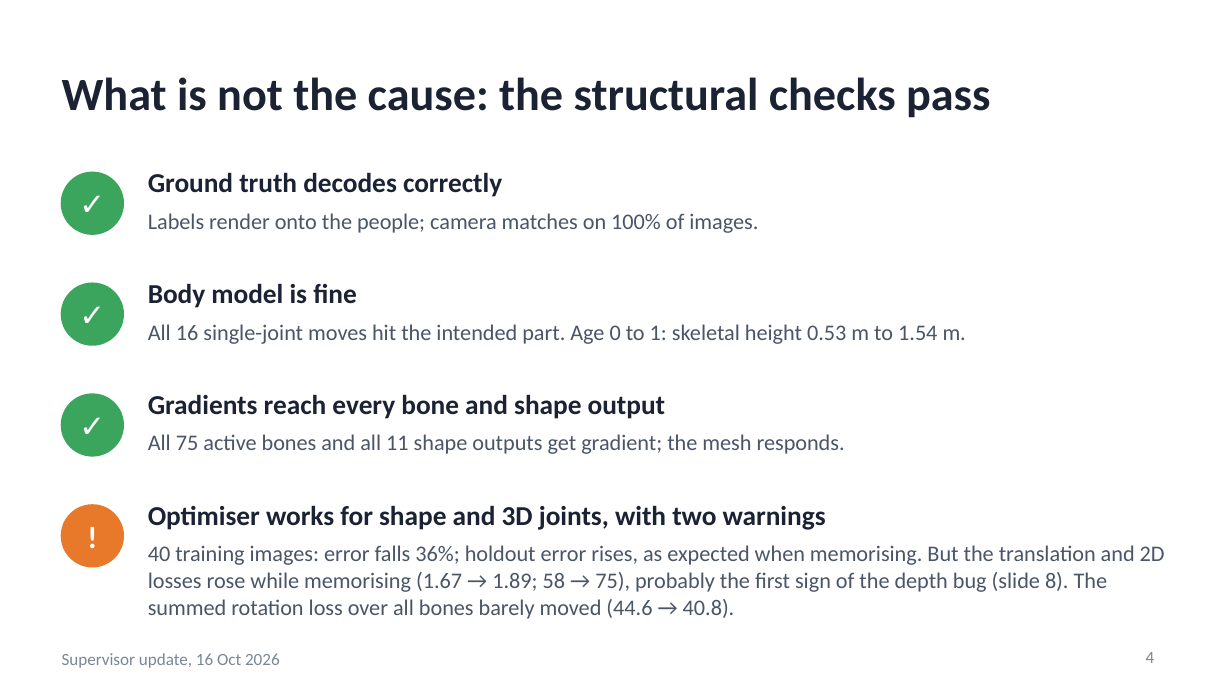
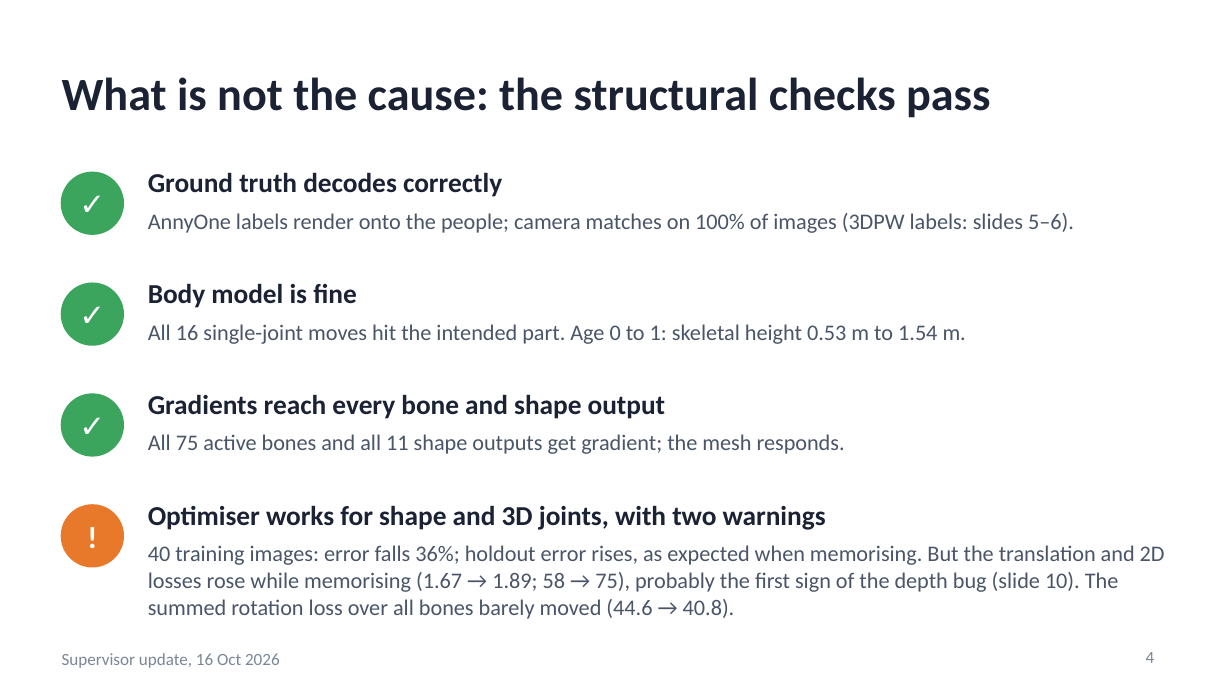
Before and after one commit to saadnajib/Multi-Person-Whole-Body-Human-Mesh-Recovery-in-a-Single-Shot-with-Annyone-dataset-and-3dpw-dataset, a slide deck: slide 4 of docs/supervisor_update_2026-10-16.pptx. Drawn at 1232x693 pixels with LibreOffice and Linux fonts; fonts in the diff are those of the drawing. Boxes give left, top, right and bottom in pixels: in the first picture for what was removed or moved away, otherwise in the second. Text is boxed around its words. In the diff, an @@ line names an element or a change of style, - is before the commit and + after.

```diff
--- a/docs/supervisor_update_2026-10-16.pptx
+++ b/docs/supervisor_update_2026-10-16.pptx
@@ text at box(148, 213, 1074, 233): text changed @@
-Labels render onto the people; camera matches on 100% of images.
+AnnyOne labels render onto the people; camera matches on 100% of images (3DPW labels: slides 5–6).
@@ text at box(148, 545, 1165, 619): text changed @@
-40 training images: error falls 36%; holdout error rises, as expected when memorising. But the translation and 2D losses rose while memorising (1.67 → 1.89; 58 → 75), probably the first sign of the depth bug (slide 8). The summed rotation loss over all bones barely moved (44.6 → 40.8).
+40 training images: error falls 36%; holdout error rises, as expected when memorising. But the translation and 2D losses rose while memorising (1.67 → 1.89; 58 → 75), probably the first sign of the depth bug (slide 10). The summed rotation loss over all bones barely moved (44.6 → 40.8).
```
Also in this commit, not shown: 3 other slides changed, 2 slides added, 4 other files.
